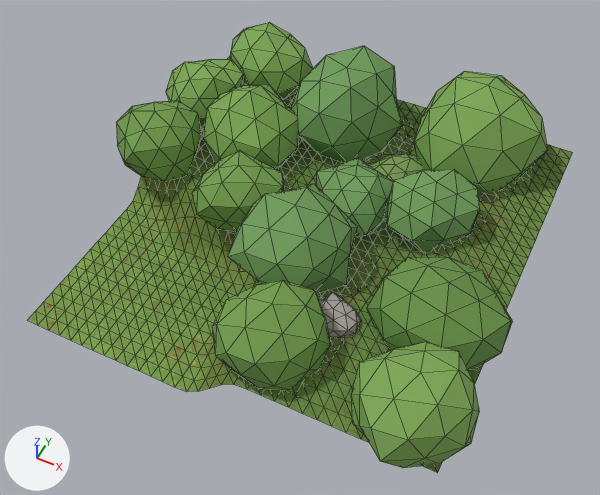
The glTF model assets/3D/forest_tiles/forest_border_outer_NE.glb as it was, and as the next commit left it.
The view is the same before and after, from a camera (50 mm lens) standing at (2.37, -5.05, 6.26) and looking at (0.01, -0.32, 0.34). The axes (+X, +Y, +Z) are drawn at lower left. The lights are the same throughout. The picture after the commit comes second. Mesh edges are drawn as thin lines. Objects named as collision shapes, trigger or cutter boxes, shadow casters or lower levels of detail are left out. Where no turn or scale is listed for an object, it has been applied to the vertices.

The older version as bpy lines, for what is in view:
```python
me_border_outer_ne_ground = bpy.data.meshes.new('border_outer_NE_Ground')
me_border_outer_ne_ground.from_pydata(...)  # 1089 vertices, 2048 faces; spans x -2.0..2.0, y -2.0..2.0, z 0.0..0.57
# faces by material slot: [1, 2047]
me_border_outer_ne_ground.materials.append(mat_m_forestfloorfirst)
me_border_outer_ne_ground.materials.append(mat_m_forestfloor)
me_border_outer_ne_undergrowth = bpy.data.meshes.new('border_outer_NE_Undergrowth')
me_border_outer_ne_undergrowth.from_pydata(...)  # 630 vertices, 1200 faces; spans x -2.33..2.14, y -2.21..2.28, z 0.15..1.34
me_border_outer_ne_undergrowth.materials.append(mat_m_forestcolors)  # picture img_t_forestcolormap
ob_border_outer_ne_ground = bpy.data.objects.new('border_outer_NE_Ground', me_border_outer_ne_ground)
ob_border_outer_ne_ground.location = (0.0, 0.0, 0.0)
ob_border_outer_ne_undergrowth = bpy.data.objects.new('border_outer_NE_Undergrowth', me_border_outer_ne_undergrowth)
ob_border_outer_ne_undergrowth.location = (0.0, 0.0, 0.0)
```
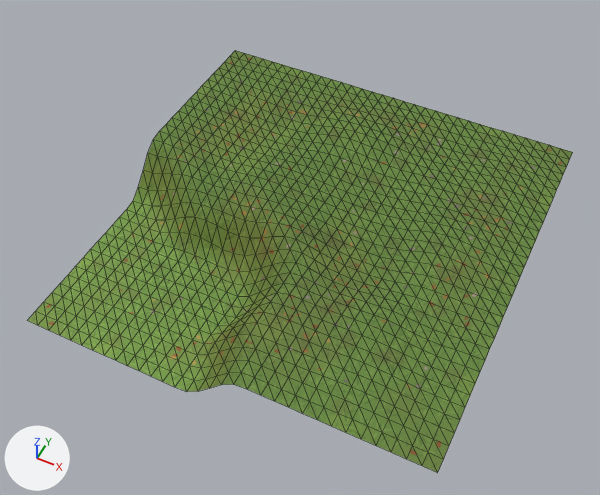
Pixel boxes (x1, y1, x2, y2) of what changed, in the pictures (600 x 495 px):
'border_outer_NE_Undergrowth', deleted (green)
    before: (116, 22, 548, 468)
'border_outer_NE_Ground', unchanged, uncovered by the edit
    before: (27, 56, 573, 473)
    after: (27, 50, 573, 473)

The change in detail:
Object 'border_outer_NE_Undergrowth' (ob_border_outer_ne_undergrowth) is deleted.
